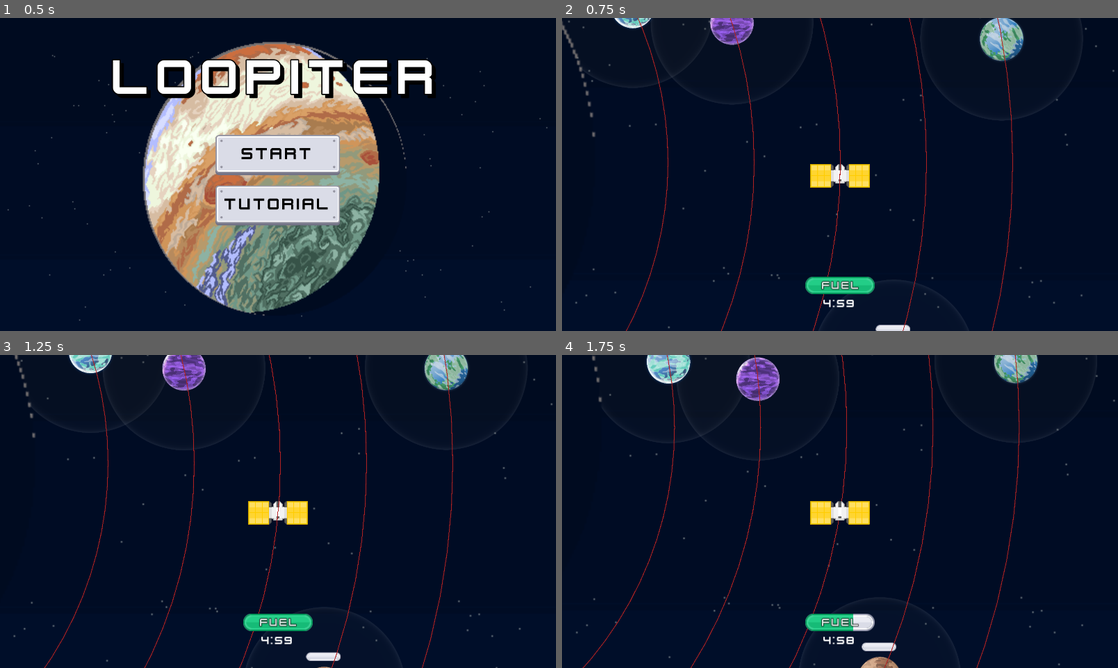
Above: before the commit, frames 1-4 (two rows, left to right).
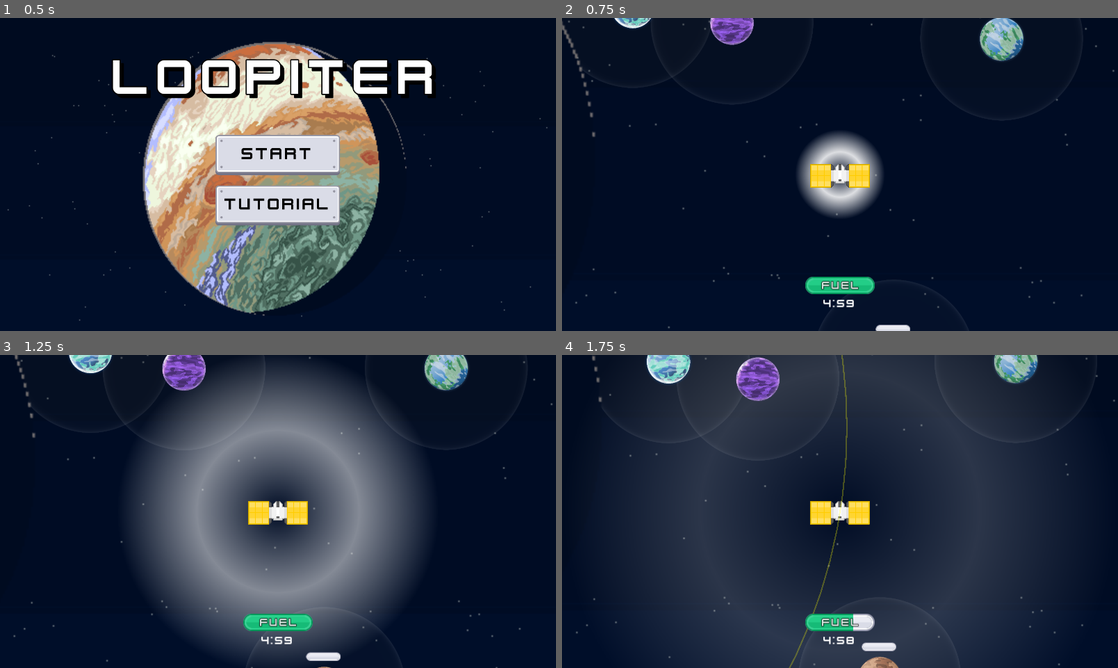
Above: after the commit, the same moments.

Repository: ThreeChooseOne/loopiter
Game: Godot game, scene res://root_scene.tscn
The game is run twice, just before and just after one commit, with the same random seed, the same clock (stepped at 60 frames per second) and the same inputs.
Inputs:
- Up to frame 1 (0.5 s): no input
- Up to frame 2 (0.75 s): click "Start" at 0.5 s
- Up to frame 3 (1.25 s): no input
- Up to frame 4 (1.75 s): tap Enter at 1.25 s; hold D from 1.28 s (still down); tap I at 1.35 s

Frame 1 is identical in both runs. In frame 2, 3.4% of the frame differs, in the area x 11-82%, y 0-100%; in frame 3, 37%; in frame 4, 50%, in the area x 3-86%, y 0-100%.

Commit message:
add a cool radar and orbit viz

Diff:
--- /dev/null
+++ b/jazz/circular_halo_mask.gd
@@ -0,0 +1,38 @@
+extends Node2D
+
+var viz_orbit: BaseOrbit = null
+
+var drawline: Line2D = null
+
+var line_alpha: float = 0
+
+func _process(delta: float) -> void:
+	$InvertMask.scale += 1 * delta * Vector2.ONE
+	var mask_alpha = $InvertMask.modulate.a
+	mask_alpha -= 0.7 * delta
+	if mask_alpha < 0 and $RadarTimer.is_stopped():
+		$RadarTimer.start(4.0)
+	if mask_alpha < 0.3 and mask_alpha > 0 and line_alpha < 0:
+		line_alpha = 0.3
+	line_alpha -= 0.2 * delta
+	$InvertMask.modulate.a = mask_alpha
+	drawline.modulate.a = line_alpha
+
+func _draw() -> void:
+	if drawline:
+		remove_child(drawline)
+	var line = Line2D.new()
+	line.points = viz_orbit.curve.get_baked_points()
+	line.default_color = Color.YELLOW
+	line.width = 2
+	line.top_level = true
+	$InvertMask.add_child(line)
+	drawline = line
+
+func add_orbit_viz(orbit: BaseOrbit) -> void:
+	viz_orbit = orbit
+	queue_redraw()
+
+func _on_radar_timer_timeout() -> void:
+	$InvertMask.scale = 0.01 * Vector2.ONE
+	$InvertMask.modulate.a = 1.0
--- /dev/null
+++ b/jazz/circular_halo_mask.tscn
@@ -0,0 +1,16 @@
+[gd_scene load_steps=3 format=3 uid="uid://ier84j4eh2qc"]
+
+[ext_resource type="Script" uid="uid://i1422wb8s04" path="res://jazz/circular_halo_mask.gd" id="1_816mg"]
+[ext_resource type="Texture2D" uid="uid://cwmbfsprikc0j" path="res://assets/masks/coolest_possible_mask_mask.png" id="2_816mg"]
+
+[node name="Node2D" type="Node2D"]
+script = ExtResource("1_816mg")
+
+[node name="RadarTimer" type="Timer" parent="."]
+
+[node name="InvertMask" type="Sprite2D" parent="."]
+clip_children = 2
+scale = Vector2(0.01, 0.01)
+texture = ExtResource("2_816mg")
+
+[connection signal="timeout" from="RadarTimer" to="." method="_on_radar_timer_timeout"]
--- a/main.gd
+++ b/main.gd
@@ -69,11 +69,11 @@
 	populate_selected_orbits_with_moons()
 
 	# Debug visualization
-	orbits[0].visualize_debug(true)
-	orbits[5].visualize_debug(true)
-	orbits[10].visualize_debug(true)
-	orbits[15].visualize_debug(true)
-	orbits[20].visualize_debug(true)
+	#orbits[0].visualize_debug(true)
+	#orbits[5].visualize_debug(true)
+	#orbits[10].visualize_debug(true)
+	#orbits[15].visualize_debug(true)
+	#orbits[20].visualize_debug(true)
 
 	# Create player on orbit 10
 	player = player_scene.instantiate()
@@ -91,6 +91,8 @@
 
 	# Connect to habitable moon discovery
 	habitable_moon_discovered.connect(_on_habitable_moon_discovered)
+
+	$PlayerCamera/HaloMask.add_orbit_viz(orbits[10])
 
 	print("Habitable Moon System initialized - ", TOTAL_MOONS, " moons, ", "%.1f" % HABITABLE_CHANCE_PER_COMPLETION, "% chance per completion")
 
@@ -313,6 +315,7 @@
 		orbits[new].add_child(player)
 		# Keep player angle the same between orbits
 		player.progress_ratio = progress_ratio
+		$PlayerCamera/HaloMask.add_orbit_viz(orbits[new])
 
 func current_player_orbit() -> int:
 	for i in len(orbits):
--- a/main.tscn
+++ b/main.tscn
@@ -6,7 +6,8 @@
 [ext_resource type="Texture2D" uid="uid://bswv4joab5bvy" path="res://assets/background/jupiter-only.png" id="4_5vw27"]
 [ext_resource type="Texture2D" uid="uid://61ssauhjp5ex" path="res://assets/fuel.svg" id="4_7mycd"]
 [ext_resource type="Theme" uid="uid://ckwnik6wg05q3" path="res://assets/theme/theme1.tres" id="7_5vw27"]
-[ext_resource type="Script" path="res://debug_canvas.gd" id="7_272bh"]
+[ext_resource type="Script" uid="uid://c5ix5kmmbuw24" path="res://debug_canvas.gd" id="7_272bh"]
+[ext_resource type="PackedScene" uid="uid://ier84j4eh2qc" path="res://jazz/circular_halo_mask.tscn" id="7_kek77"]
 
 [node name="Main" type="Node2D"]
 script = ExtResource("1_ynt7j")
@@ -141,6 +142,8 @@
 layout_mode = 2
 text = "Retry"
 
+[node name="HaloMask" parent="PlayerCamera" instance=ExtResource("7_kek77")]
+
 [node name="DebugCanvas" type="Node2D" parent="."]
 script = ExtResource("7_272bh")
 
Binary file added: assets/masks/coolest_possible_mask_mask.png
Not shown, added: assets/masks/coolest_possible_mask_mask.png.import
Not shown, added: jazz/circular_halo_mask.gd.uid
Not shown: 1 places in main.tscn that only renumber resources
